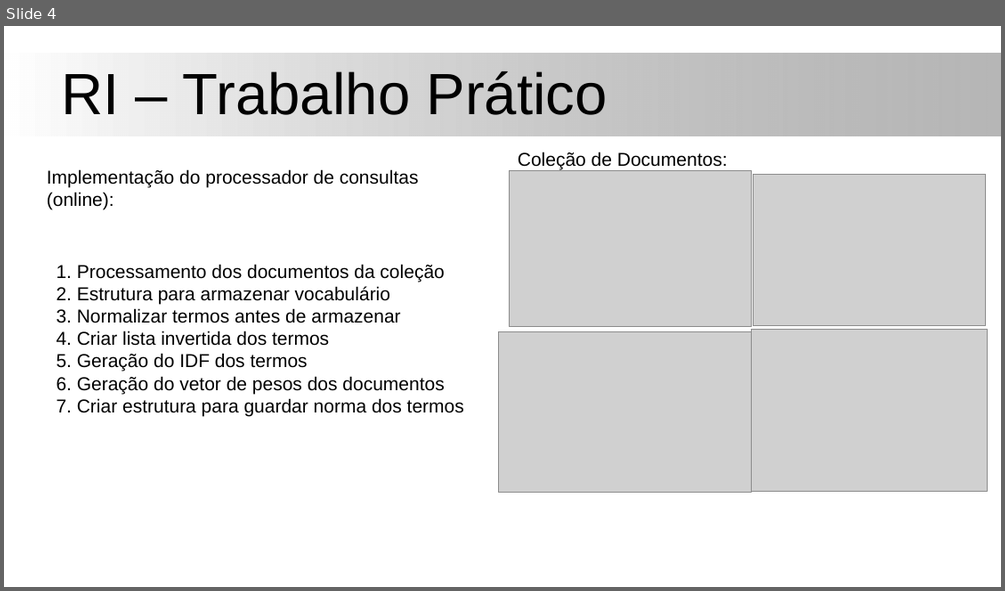
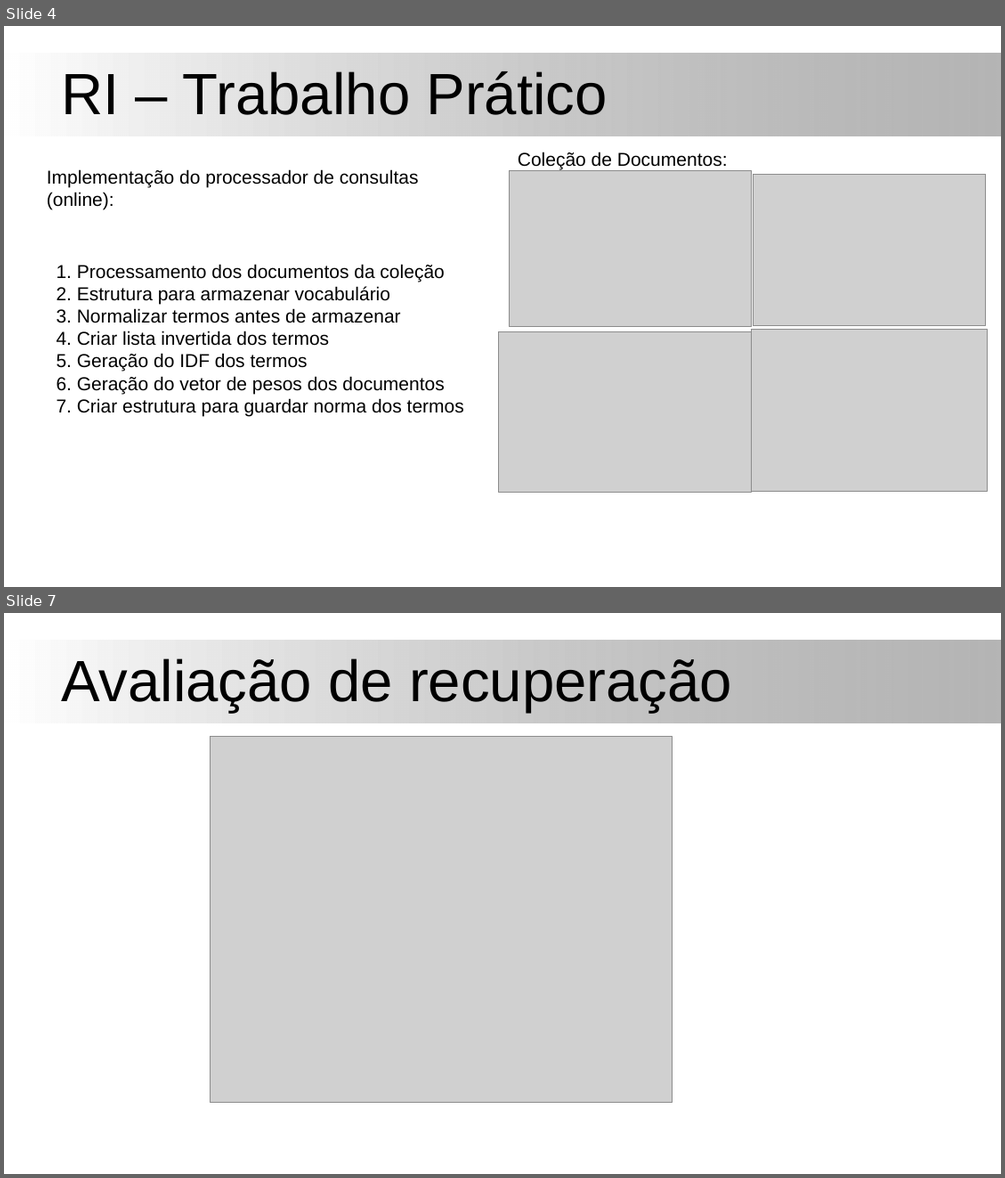
Before and after one commit to andbrain/ri-03-2020, a slide deck: aulas/information-retrieval-marco-2020.ppt. Shown one above the other, each under a label of ours: slide 4 before the commit, slides 4 and 7 after it; the slides between them are not shown. The pictures are 1005x591 and 1005x1178 pixels, drawn with LibreOffice and Linux fonts; fonts in the diff are those of the drawing; grey boxes stand for pictures; background and template pictures are left out. Boxes give left, top, right and bottom in pixels: in the first picture for what was removed or moved away, otherwise in the second. Text is boxed around its words. In the diff, an @@ line names an element or a change of style, - is before the commit and + after.

```diff
--- a/aulas/information-retrieval-marco-2020.ppt
+++ b/aulas/information-retrieval-marco-2020.ppt
@@ slide 7 added at box(4, 613, 1001, 1174), background #FFFFFF; not listed: 1 template element that a slide beside it also shows @@
@@ title added at box(61, 658, 732, 712), 56 pt, text #000000 @@
+Avaliação de recuperação
@@ picture added at box(210, 737, 672, 1102) @@
```
Also in this commit, not shown: 3 other slides added.
